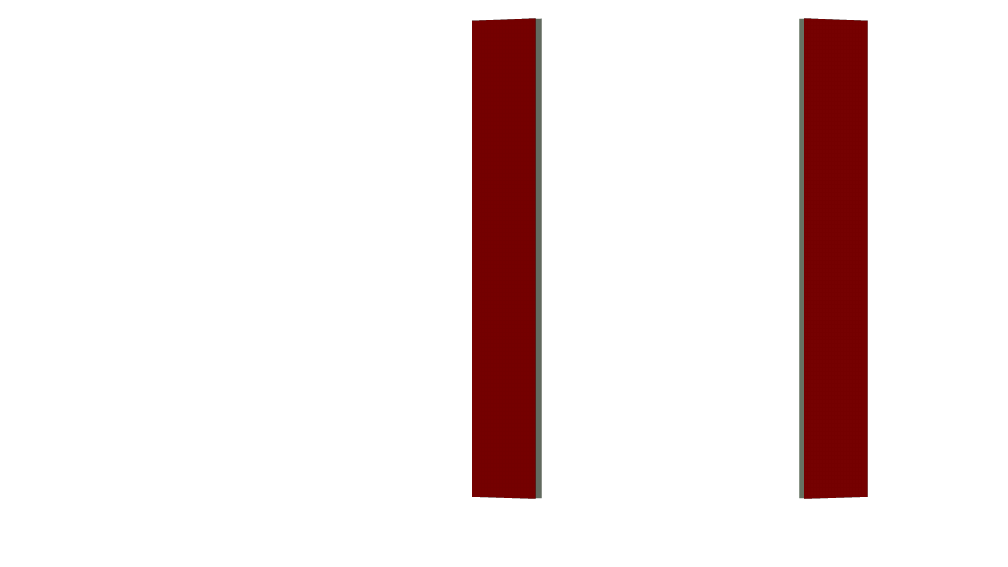
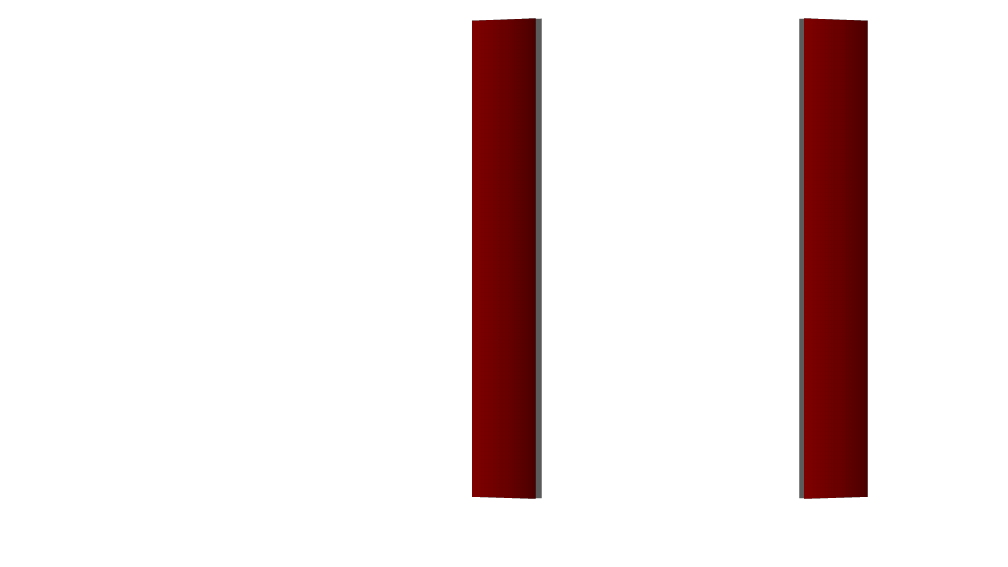
Before and after one commit to dan0228/Four_Tiles_Mahjong, a slide deck: slide 2 of Picture/図作成用.pptx. Drawn at 1008x567 pixels with LibreOffice and Linux fonts; fonts in the diff are those of the drawing. Boxes give left, top, right and bottom in pixels: in the first picture for what was removed or moved away, otherwise in the second. Text is boxed around its words. In the diff, an @@ line names an element or a change of style, - is before the commit and + after.

```diff
--- a/Picture/図作成用.pptx
+++ b/Picture/図作成用.pptx
@@ rectangle at [473,20,536,497]: fill #800000 to gradient #4C0000 to #6C0000 to #800000; shadow changed @@
@@ rectangle at [805,20,868,497]: fill #800000 to gradient #4C0000 to #6C0000 to #800000; shadow changed @@
```
Also in this commit, not shown: 1 other slide changed, 6 other files.
